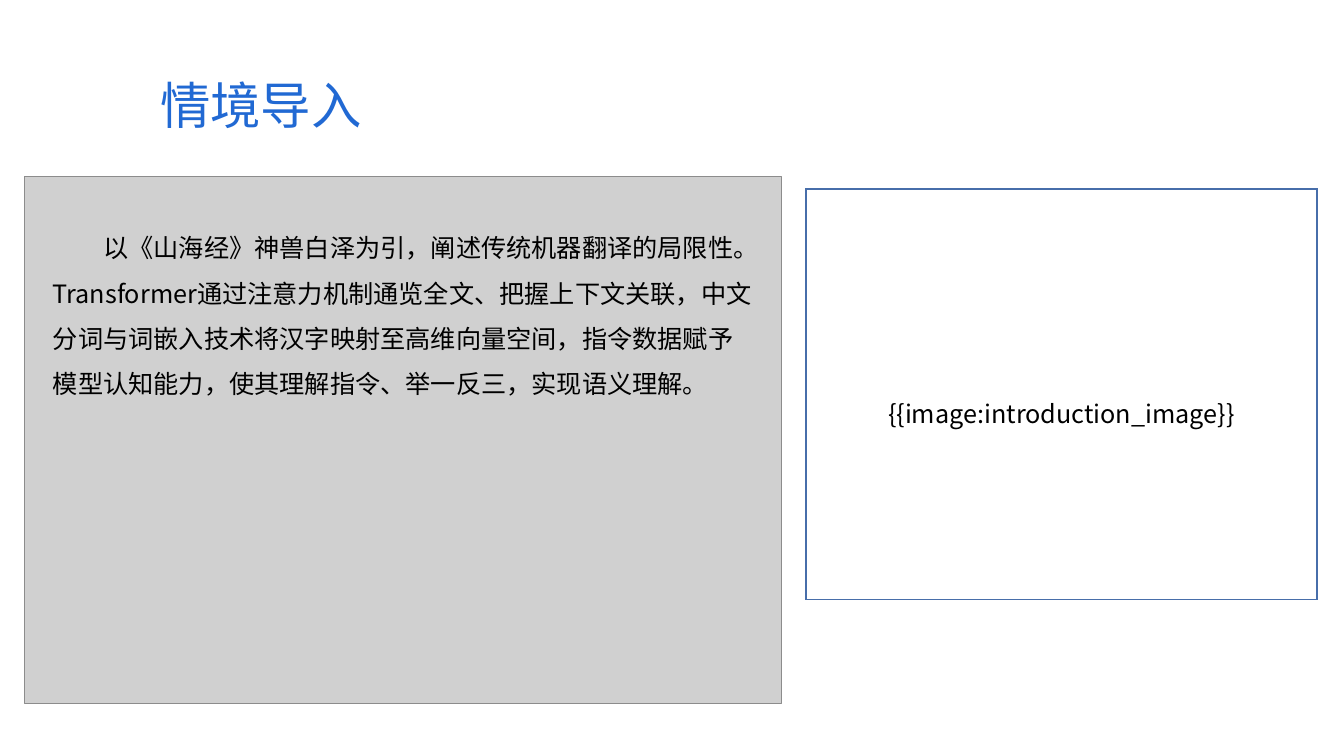
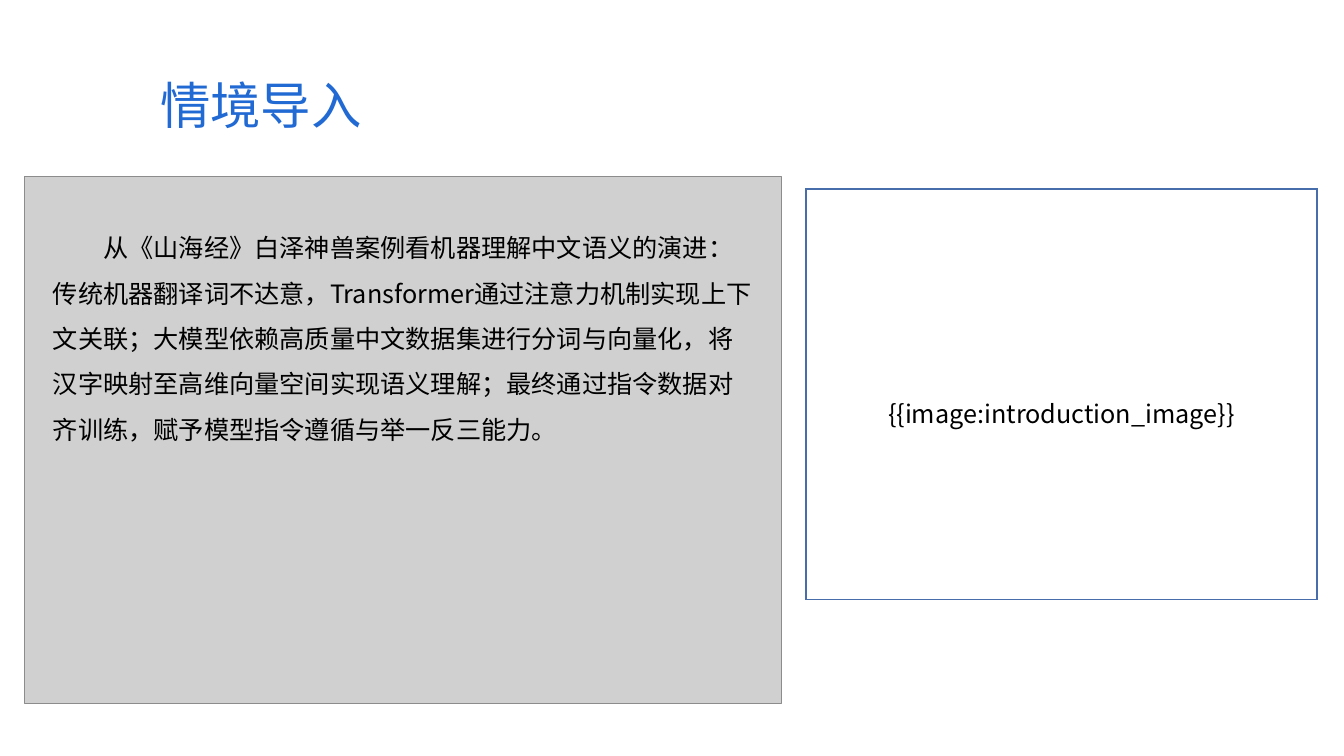
Before and after one commit to Silence1628/Ai_PPT, a slide deck: slide 2 of ppt_output/1.1_大模型基石——Transformer.pptx. Drawn at 1344x756 pixels with LibreOffice and Linux fonts; fonts in the diff are those of the drawing; grey boxes stand for pictures; background and template pictures are left out. Boxes give left, top, right and bottom in pixels: in the first picture for what was removed or moved away, otherwise in the second. Text is boxed around its words. In the diff, an @@ line names an element or a change of style, - is before the commit and + after.

```diff
--- a/ppt_output/1.1_大模型基石——Transformer.pptx
+++ b/ppt_output/1.1_大模型基石——Transformer.pptx
@@ text at [53, 236, 752, 442]: text changed @@
-以《山海经》神兽白泽为引，阐述传统机器翻译的局限性。Transformer通过注意力机制通览全文、把握上下文关联，中文分词与词嵌入技术将汉字映射至高维向量空间，指令数据赋予模型认知能力，使其理解指令、举一反三，实现语义理解。
+从《山海经》白泽神兽案例看机器理解中文语义的演进：传统机器翻译词不达意，Transformer通过注意力机制实现上下文关联；大模型依赖高质量中文数据集进行分词与向量化，将汉字映射至高维向量空间实现语义理解；最终通过指令数据对齐训练，赋予模型指令遵循与举一反三能力。
```
Also in this commit, not shown: 6 other slides changed, 29 other files.
